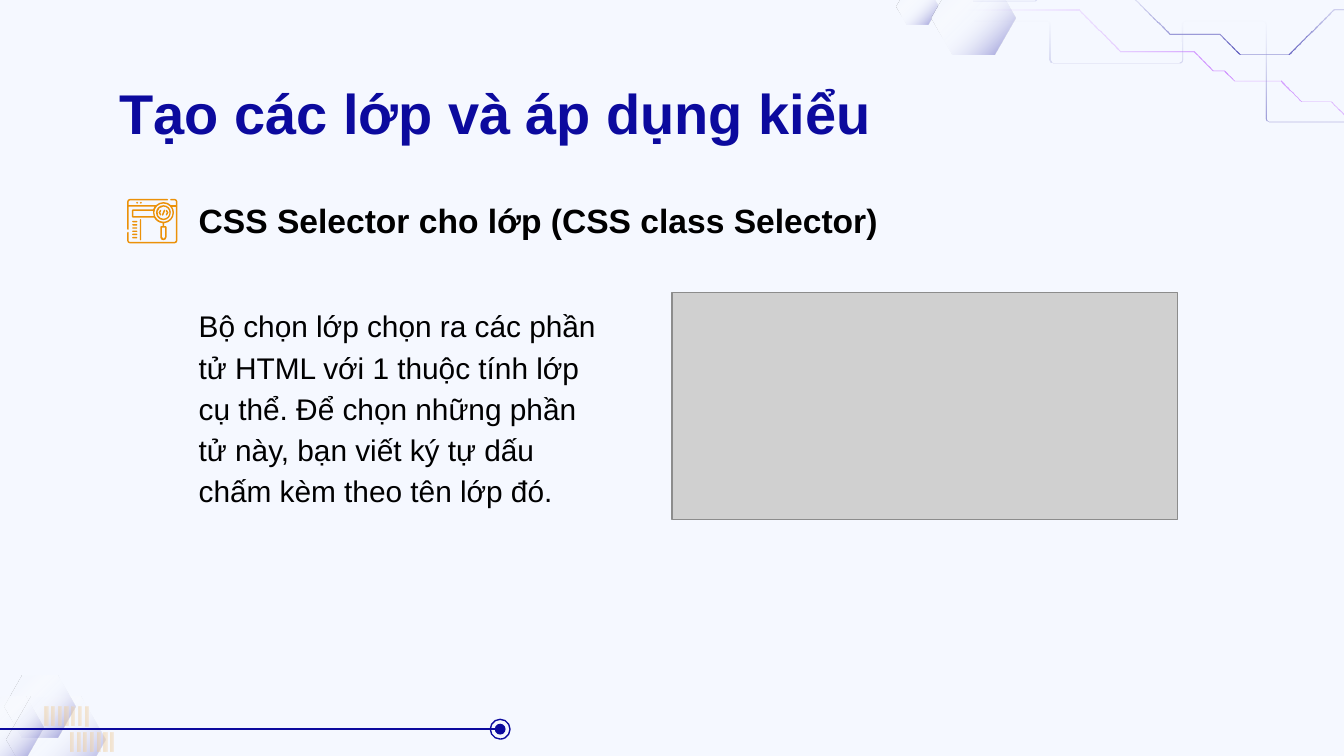
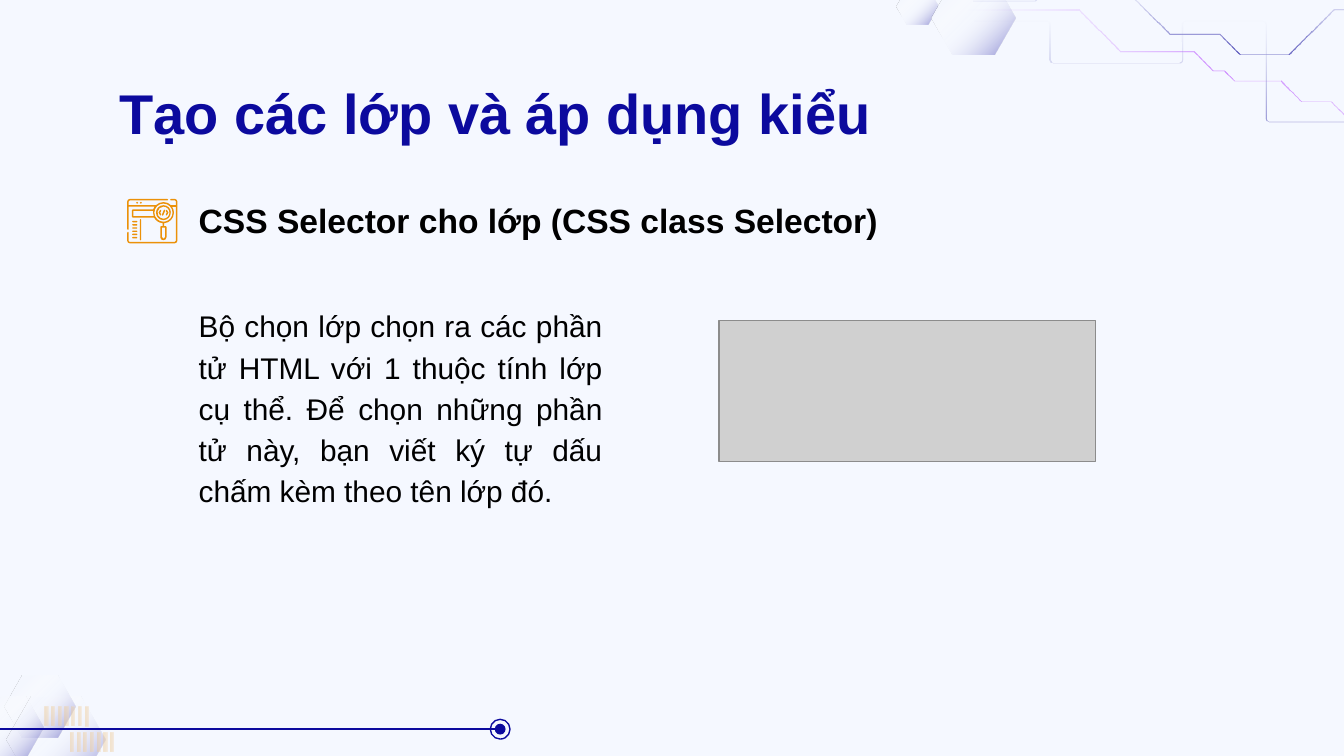
Before and after one commit to duongtrann02/music_app, a slide deck: slide 14 of Công-nghệ-Web.pptx (slide 13 before the commit). Drawn at 1344x756 pixels with LibreOffice and Linux fonts; fonts in the diff are those of the drawing; grey boxes stand for pictures; background and template pictures are left out. Boxes give left, top, right and bottom in pixels: in the first picture for what was removed or moved away, otherwise in the second. Text is boxed around its words. In the diff, an @@ line names an element or a change of style, - is before the commit and + after.

```diff
--- a/Công-nghệ-Web.pptx
+++ b/Công-nghệ-Web.pptx
@@ subtitle "Bộ chọn lớp chọn ra ..." at (x1=199, y1=314, x2=602, y2=507): alignment left to justified @@
@@ picture removed at (x1=672, y1=293, x2=1177, y2=520) @@
@@ picture added at (x1=719, y1=320, x2=1095, y2=461) @@
```
Also in this commit, not shown: 9 other slides changed, 11 slides added, 7 slides removed, 8 other files.
